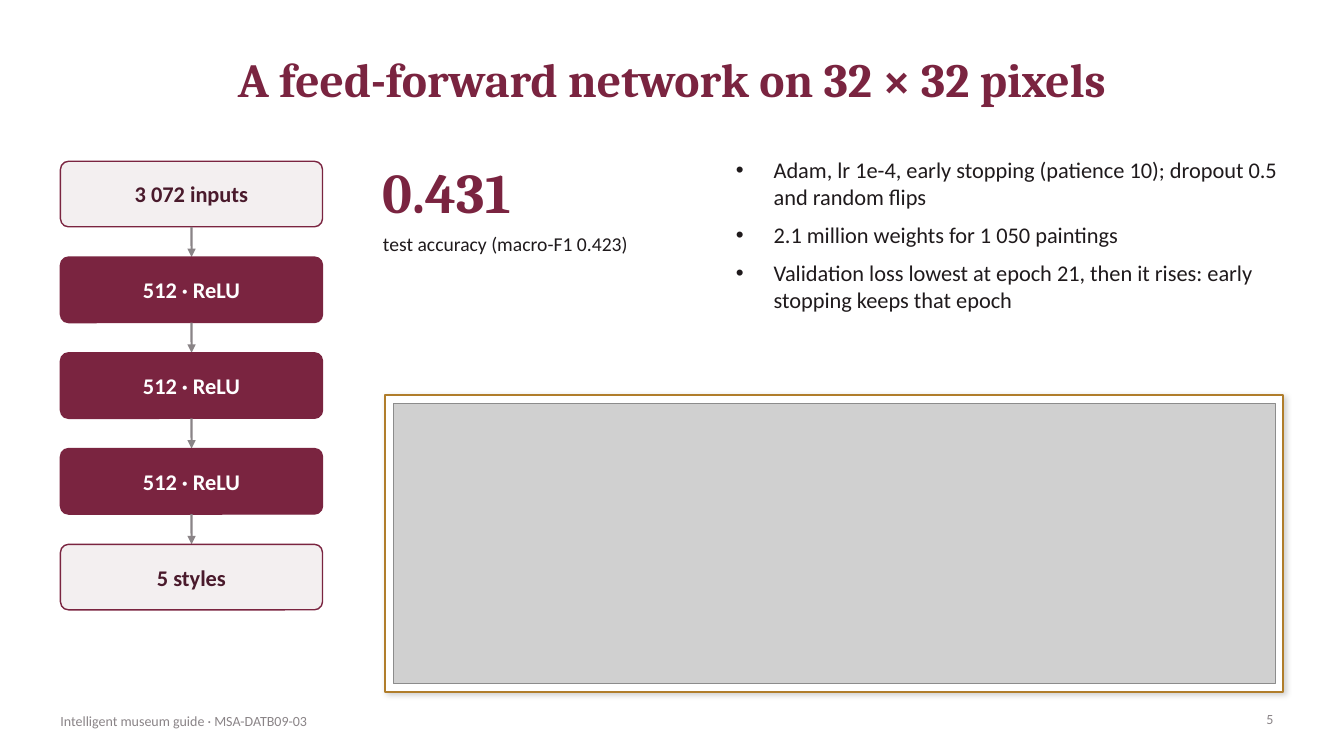
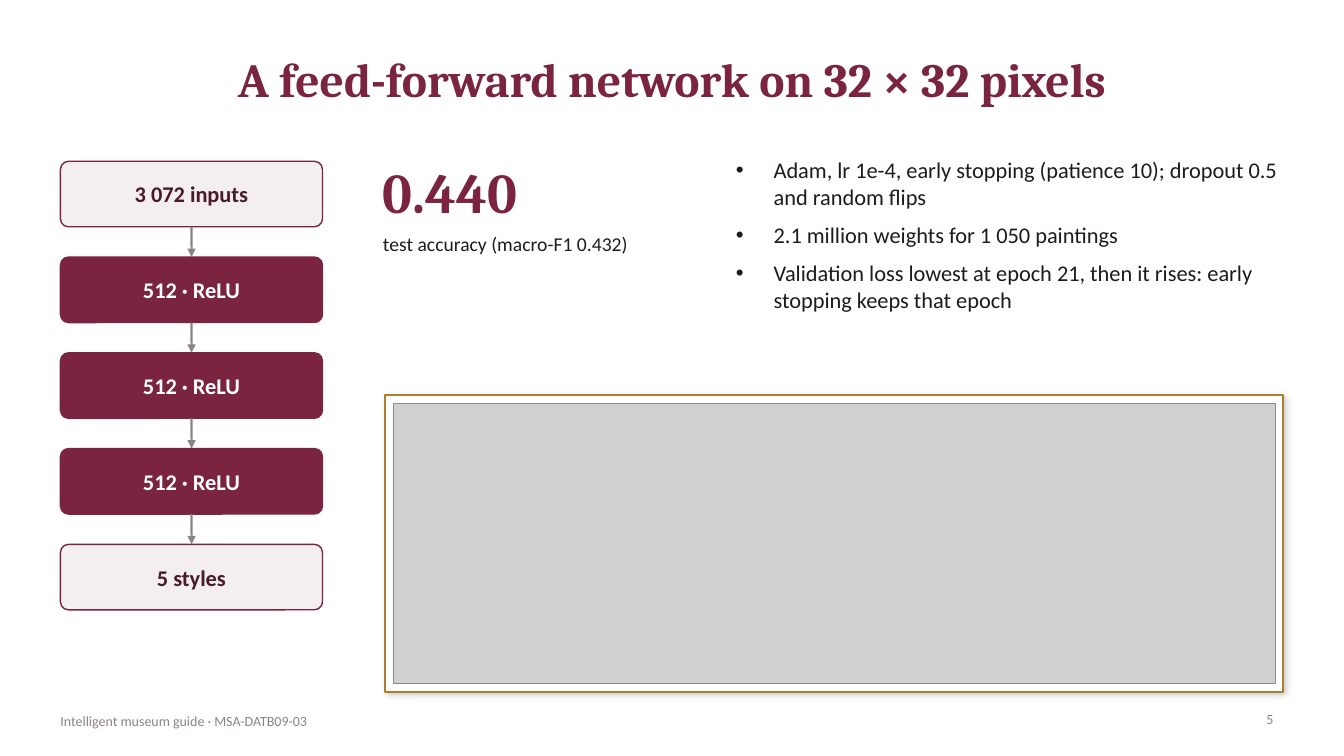
Before and after one commit to ugozchi/nn-deep-learning-foundations, a slide deck: slide 5 of Final Project/presentation/museum_guide.pptx. Drawn at 1344x756 pixels with LibreOffice and Linux fonts; fonts in the diff are those of the drawing; grey boxes stand for pictures. Boxes give left, top, right and bottom in pixels: in the first picture for what was removed or moved away, otherwise in the second. Text is boxed around its words. In the diff, an @@ line names an element or a change of style, - is before the commit and + after.

Commit message:
docs(recommendation): recommend frozen ResNet features with a logistic regression for the kiosks (#29)
* docs(recommendation): compare accuracy, CPU cost and maintenance and recommend frozen ResNet features

* docs(presentation): show the CPU benchmark and the recommendation and update the numbers

* docs: record how much the networks move from one machine to another

```diff
--- a/Final Project/presentation/museum_guide.pptx
+++ b/Final Project/presentation/museum_guide.pptx
@@ text at [383,175,517,214]: text changed @@
-0.431
+0.440
@@ text at [383,237,628,254]: text changed @@
-test accuracy (macro-F1 0.423)
+test accuracy (macro-F1 0.432)
```
Also in this commit, not shown: 4 other slides changed, 1 slide added, 1 slide removed, 4 other files.
